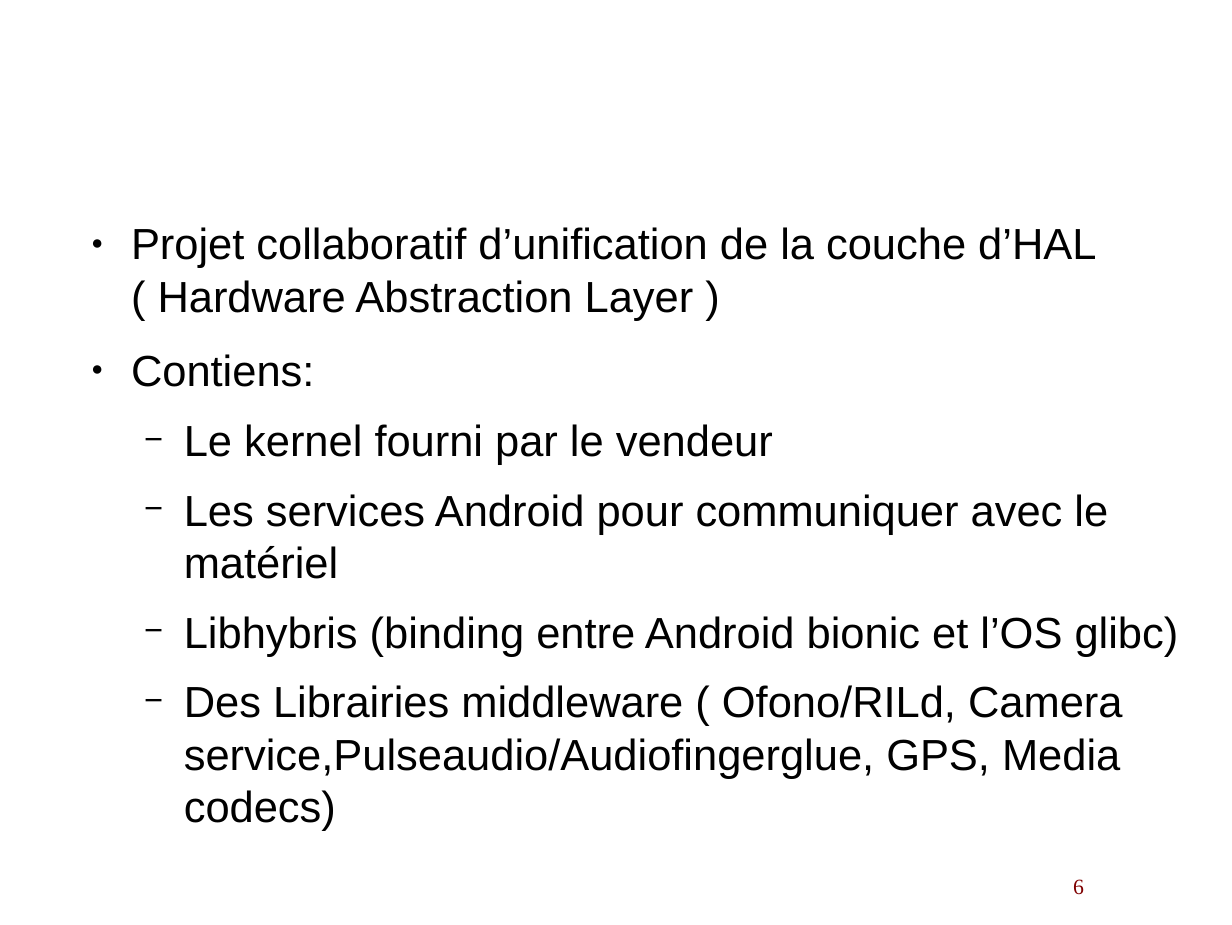
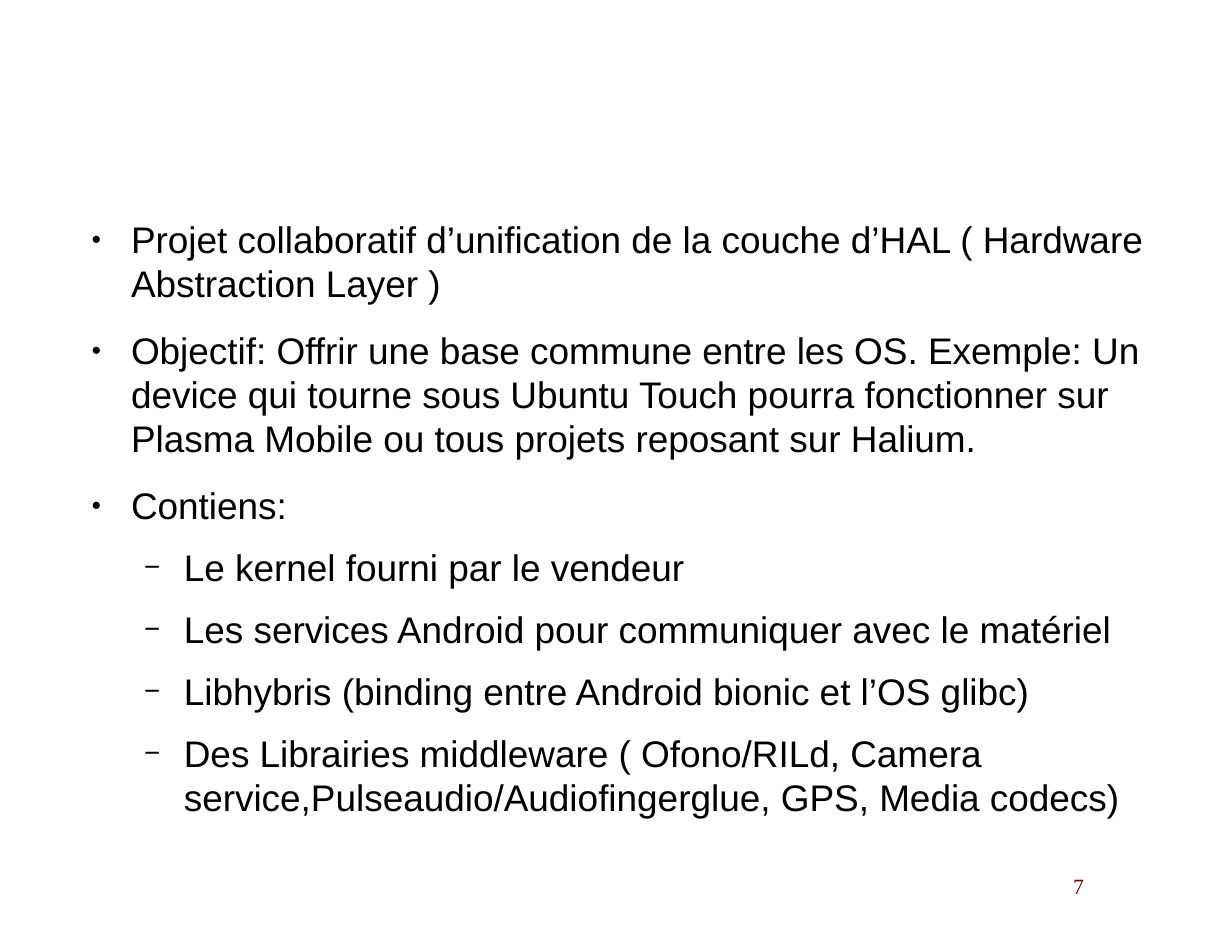
Before and after one commit to lduboeuf/ut-helloworld-py, a slide deck: slide 7 of osmobiles.odp (slide 6 before the commit). Drawn at 1232x925 pixels with LibreOffice and Linux fonts; fonts in the diff are those of the drawing; background and template pictures are left out. Boxes give left, top, right and bottom in pixels: in the first picture for what was removed or moved away, otherwise in the second. Text is boxed around its words. In the diff, an @@ line names an element or a change of style, - is before the commit and + after.

```diff
--- a/osmobiles.odp
+++ b/osmobiles.odp
@@ text at (131,226,1143,772): size 28 to 23.8 pt in "Projet collaboratif d’unification de la couche d’HAL ...", "Contiens:", "Le kernel fourni par le vendeur", "Les services Android pour communiquer avec le ..." and 2 more places @@
@@ text at (131,337,1139,459): paragraph added @@
+● Objectif: Offrir une base commune entre les OS. Exemple: Un device qui tourne sous Ubuntu Touch pourra fonctionner sur Plasma Mobile ou tous projets reposant sur Halium.
@@ page number at (1073,879,1084,894): text changed @@
-6
+7
```
Also in this commit, not shown: 16 other slides changed, 2 slides added.
